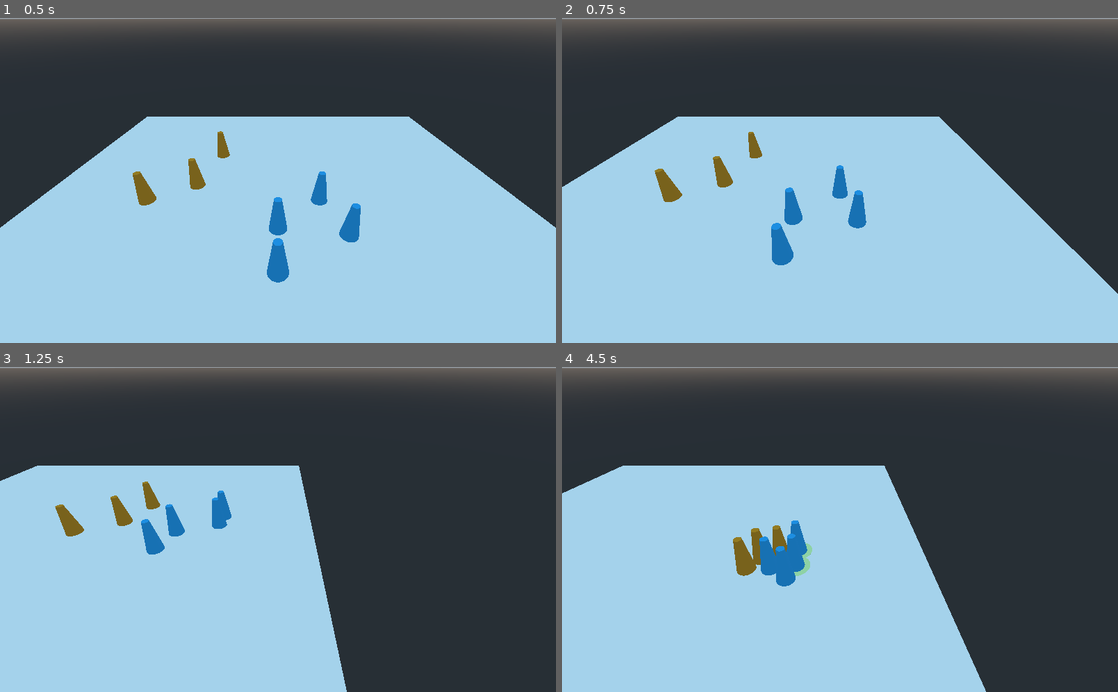
Above: before the commit, frames 1-4 (two rows, left to right).
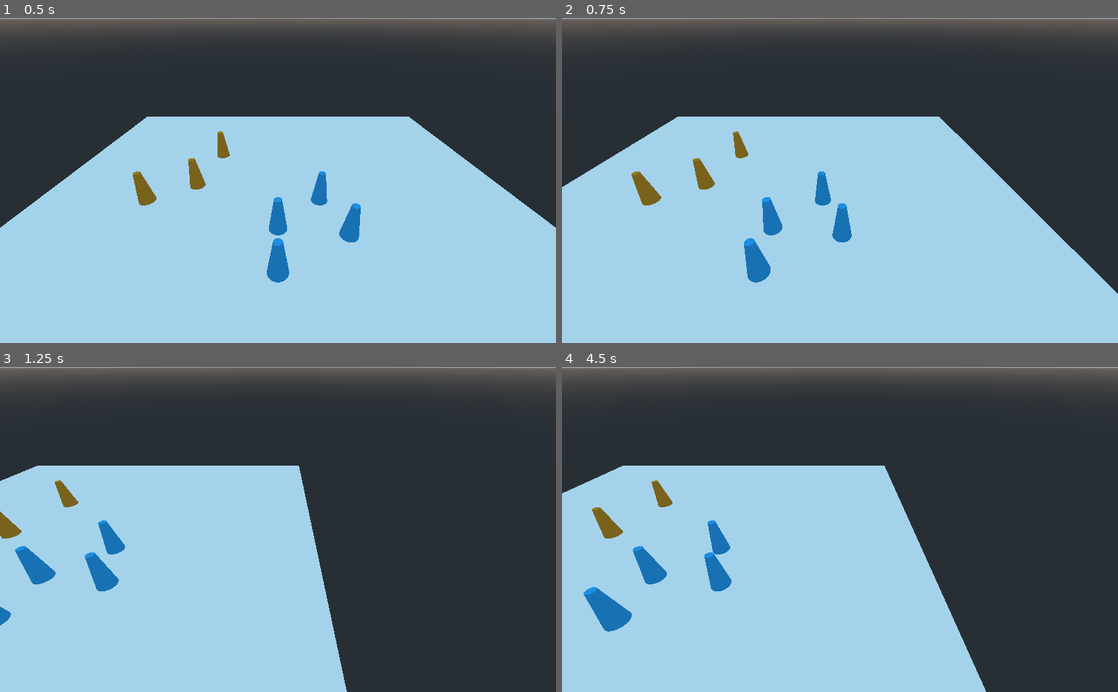
Above: after the commit, the same moments.

Repository: therogerwang/thirty-day-game-dev
Game: Godot game, scene res://3D Scene.tscn
Two runs of this game, one before a commit and one after it. Both use one fixed random seed, a clock stepped at 60 frames per second and the inputs below. The project has no main scene, so this scene is started directly.
Inputs (mouse positions are in pixels of both pictures, inside the frame that each line leads up to):
- Up to frame 1 (0.5 s): no input
- Up to frame 2 (0.75 s): tap Enter at 0.5 s; move the mouse to (962, 164) at 0.52 s; press the mouse at (962, 164) at 0.53 s; hold Right (ui_right) from 0.53 s (still down); right-click (962, 164) at 0.6 s
- Up to frame 3 (1.25 s): keep holding Right (ui_right)
- Up to frame 4 (4.5 s): move the mouse to (728, 545) at 1.27 s; release Right (ui_right) at 1.28 s; release the mouse at (728, 545) at 1.28 s; hold Down (ui_down) 1.28-2.03 s; click (728, 545) at 1.35 s; click (728, 545) at 1.52 s; right-click (728, 545) at 1.55 s; click (728, 545) at 1.82 s; move the mouse to (895, 458) at 2.02 s; press the mouse at (895, 458) at 2.03 s; hold Right (ui_right) 2.03-2.78 s; right-click (895, 458) at 2.1 s; move the mouse to (812, 594) at 2.77 s; release the mouse at (812, 594) at 2.78 s; hold Up (ui_up) 2.78-3.53 s; right-click (812, 594) at 2.85 s; click (812, 594) at 3.02 s; click (812, 594) at 3.32 s; move the mouse to (1006, 578) at 3.52 s; press the mouse at (1006, 578) at 3.53 s; hold Left (ui_left) from 3.53 s (still down); move the mouse to (673, 480) at 4.27 s; release the mouse at (673, 480) at 4.28 s; right-click (673, 480) at 4.35 s

Frame 1 is identical in both runs. In frame 2, 3.5% of the frame differs, in the area x 12-55%, y 34-82%; in frame 3, 2.9%; in frame 4, 3.8%, in the area x 3-45%, y 34-82%.

Commit message:
yayy move orders for selected units

Diff:
--- a/CameraController.gd
+++ b/CameraController.gd
@@ -22,28 +22,8 @@
 func _process(delta):
 	perform_camera_movement()
 
-
-	var mouse_pos : Vector2 = get_viewport().get_mouse_position()
-	if Input.is_action_just_pressed("ui_select"):
-		selection_box.start_sel_pos = mouse_pos
-		start_sel_pos = mouse_pos
-
-
-
-	if Input.is_action_pressed("ui_select"):
-		selection_box.m_pos = mouse_pos
-		selection_box.is_visible = true
-	else:
-		selection_box.is_visible = false
-
-	if Input.is_action_just_released("ui_select"):
-
-		if abs(start_sel_pos.distance_to(mouse_pos)) > 8:
-			update_player_selection(get_units_in_box(start_sel_pos, mouse_pos))
-		else:
-			update_player_selection([
-				get_obj_under_mouse(mouse_pos, environ_collision_mask)
-			])
+	perform_unit_selection()
+
 
 
 
@@ -51,7 +31,7 @@
 
 	if Input.is_action_just_pressed("ui_move_click"):
 		var mouse_pos : Vector2 = get_viewport().get_mouse_position()
-		move_all_units(mouse_pos)
+		move_selected_units(mouse_pos, Globals.TEAMS.PLAYER)
 
 #		print("clicked position %s" % clicked_pos )
 
@@ -132,12 +112,50 @@
 	print("clicked position ", clicked_pos)
 	get_tree().call_group("units","move_to", clicked_pos)
 #
-
+"""
+Issues move orders to units in selected_units to a mouse position.
+Only issues orders to units on team var team_ownership.
+
+"""
+func move_selected_units(mouse_pos: Vector2, team_ownership: int) -> void:
+
+	print("moving selected units")
+
+	var clicked_pos = get_mouse_raycast_collision_coords(mouse_pos, environ_collision_mask)
+	for obj in selected_units:
+		if obj is class_worker:
+			if obj.team == team_ownership:
+				obj.move_to(clicked_pos)
 
 
 
 
 ################ UNIT SELECTION ######################
+
+func perform_unit_selection() -> void:
+	var mouse_pos : Vector2 = get_viewport().get_mouse_position()
+	if Input.is_action_just_pressed("ui_select"):
+		selection_box.start_sel_pos = mouse_pos
+		start_sel_pos = mouse_pos
+
+
+
+	if Input.is_action_pressed("ui_select"):
+		selection_box.m_pos = mouse_pos
+		selection_box.is_visible = true
+	else:
+		selection_box.is_visible = false
+
+	if Input.is_action_just_released("ui_select"):
+
+		if abs(start_sel_pos.distance_to(mouse_pos)) > 10:
+			update_player_selection(get_units_in_box(start_sel_pos, mouse_pos))
+		else:
+			update_player_selection([
+				get_obj_under_mouse(mouse_pos, environ_collision_mask)
+			])
+
+
 """
 Given an array of objects to select, checks each obj,and updates the class's
 selected_units array and performs routines associated with unit selection on each unit.
